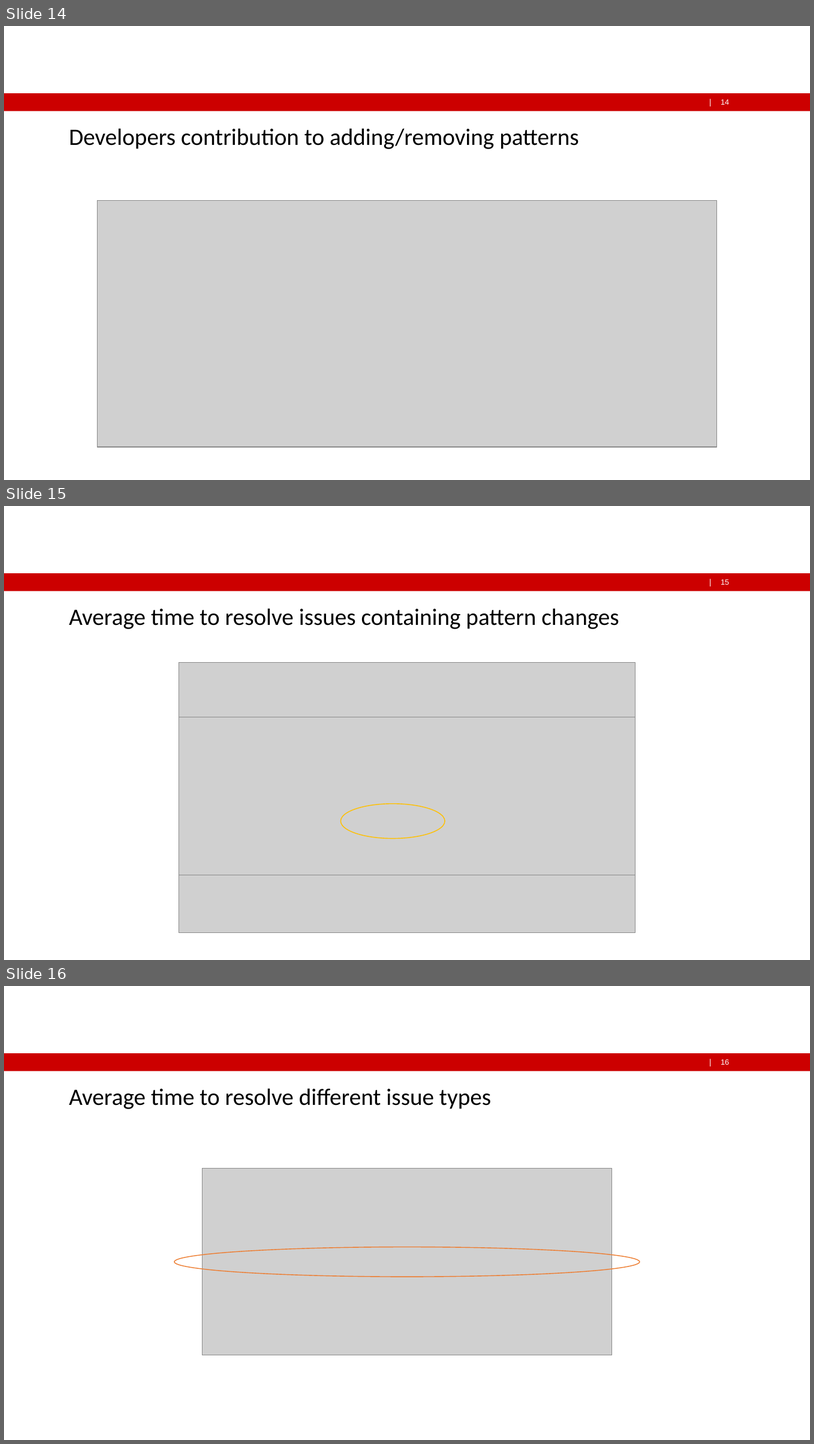
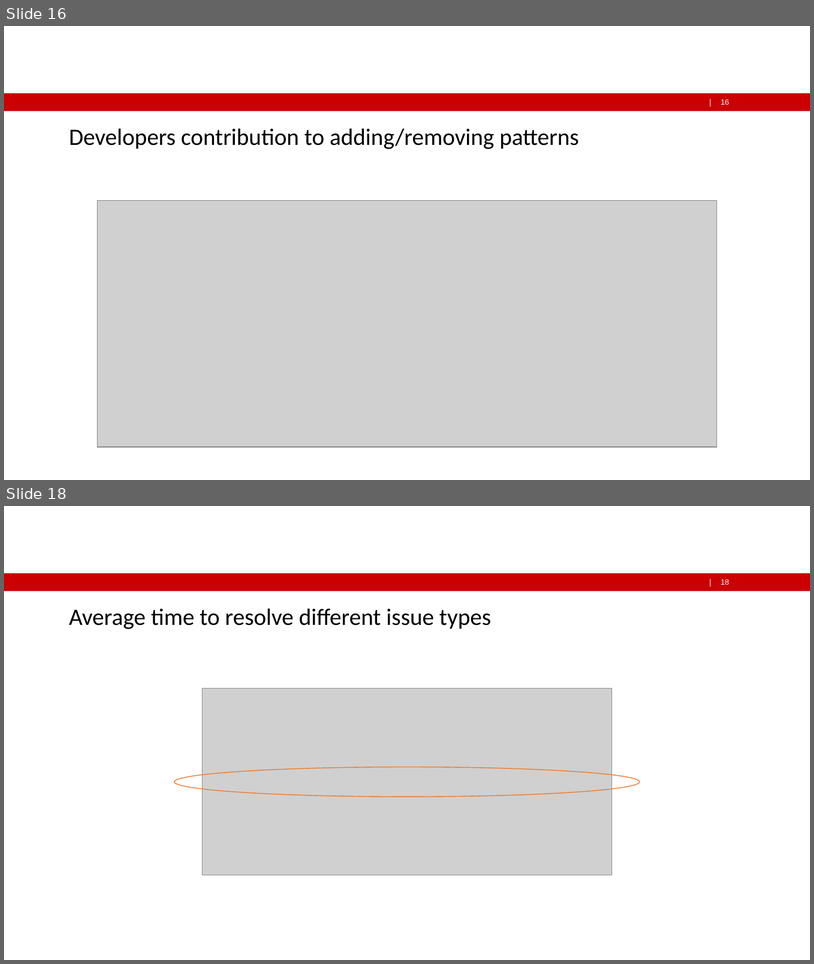
Before and after one commit to FWest98/CS-Software_Maintenance_Evolution-Pacito, a slide deck: Documentation/PACITO_Presentation.pptx. Shown one above the other, each under a label of ours: slides 14, 15 and 16 before the commit, slides 16 and 18 after it; the slides between them are not shown. The pictures are 814x1444 and 814x964 pixels, drawn with LibreOffice and Linux fonts; fonts in the diff are those of the drawing; grey boxes stand for pictures; background and template pictures are left out. Boxes give left, top, right and bottom in pixels: in the first picture for what was removed or moved away, otherwise in the second. Text is boxed around its words. In the diff, an @@ line names an element or a change of style, - is before the commit and + after.

```diff
--- a/Documentation/PACITO_Presentation.pptx
+++ b/Documentation/PACITO_Presentation.pptx
@@ slide 15 removed at <box>4,506,810,960</box>, background #FFFFFF; not listed: 5 template elements that a slide beside it also shows @@
@@ title removed at <box>69,608,619,629</box> @@
-Average time to resolve issues containing pattern changes
@@ picture removed at <box>179,662,636,933</box> @@
@@ picture removed at <box>179,717,636,875</box> @@
@@ ellipse removed at <box>341,804,445,838</box> @@
@@ what was slide 14 is now slide 16 @@
@@ page number at <box>721,99,729,105</box>: text changed @@
-14
+16
@@ what was slide 16 is now slide 18 @@
```
Also in this commit, not shown: 3 slides changed, 5 slides added, 1 other slide removed, 2 other files.
